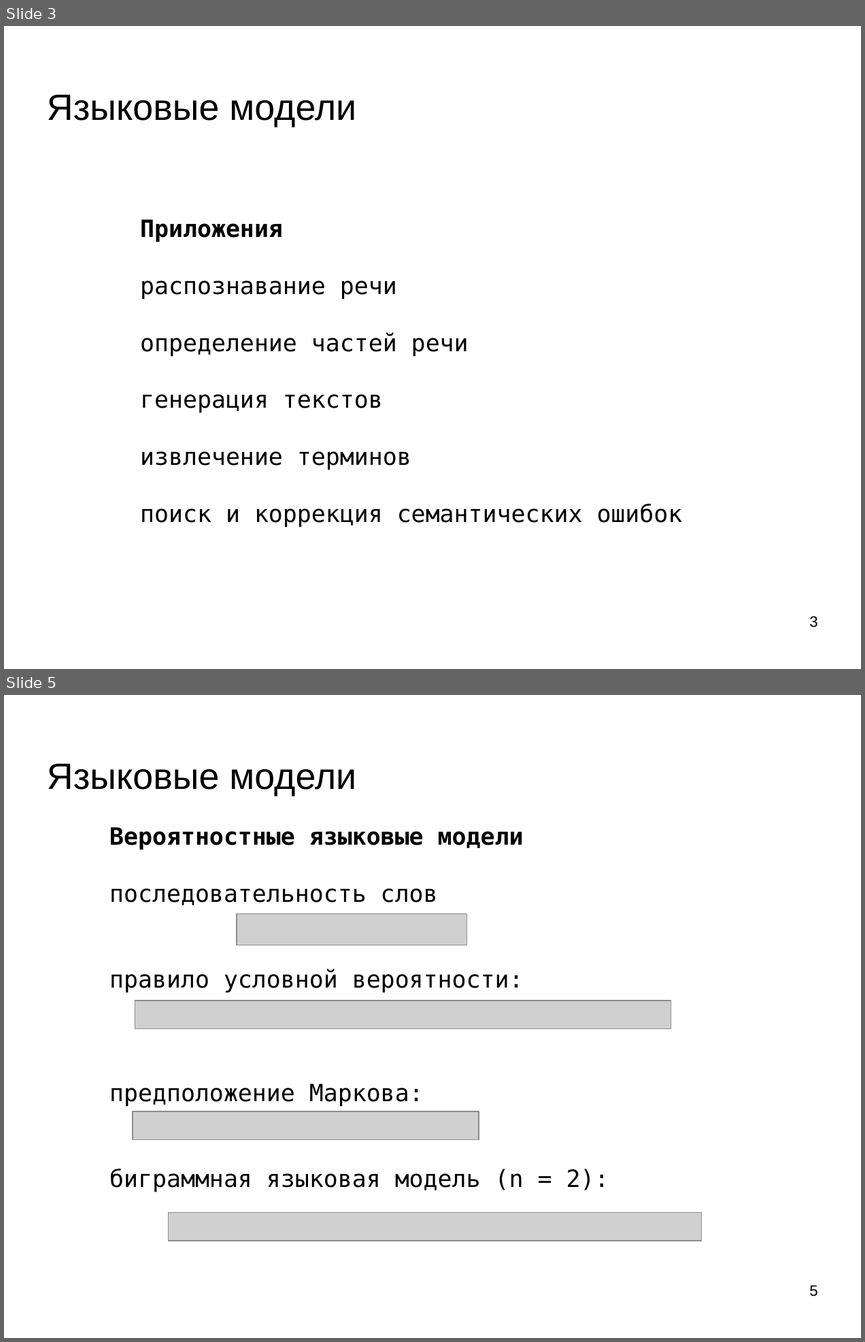
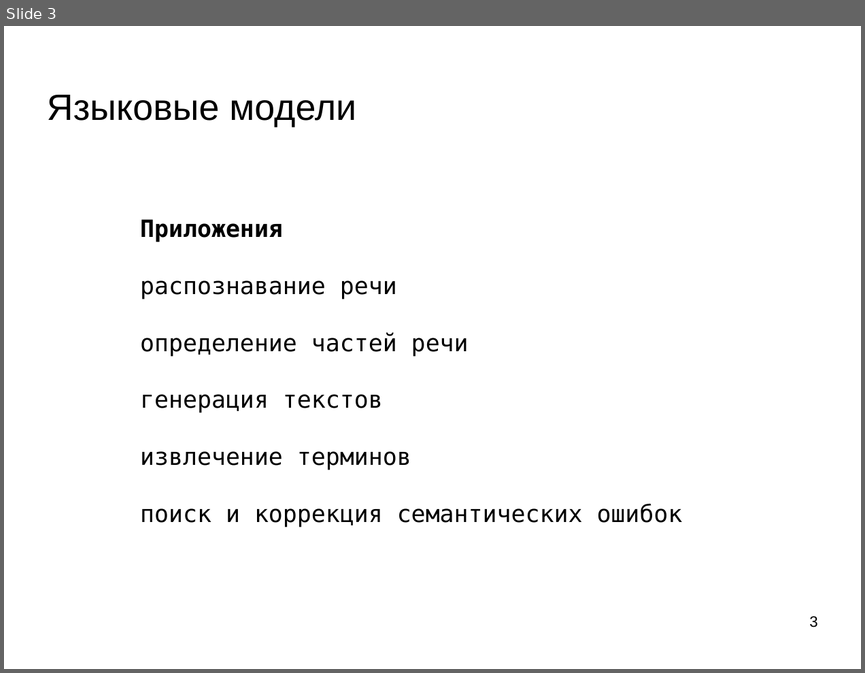
Before and after one commit to mechanoid5/ml_nlp_2022, a slide deck: 05-lang-model.odp. Shown one above the other, each under a label of ours: slides 3 and 5 before the commit, slide 3 after it; the slides between them are not shown. The pictures are 865x1342 and 865x673 pixels, drawn with LibreOffice and Linux fonts; fonts in the diff are those of the drawing; grey boxes stand for pictures; background and template pictures are left out. Boxes give left, top, right and bottom in pixels: in the first picture for what was removed or moved away, otherwise in the second. Text is boxed around its words. In the diff, an @@ line names an element or a change of style, - is before the commit and + after.

```diff
--- a/05-lang-model.odp
+++ b/05-lang-model.odp
@@ slide 5 removed at (4, 695, 861, 1338), background picture (left out) @@
@@ title removed at (47, 764, 356, 796) @@
-Языковые модели
@@ text removed at (109, 827, 609, 1192) @@
-Вероятностные языковые модели
-последовательность слов
-правило условной вероятности:
-предположение Маркова:
-биграммная языковая модель (n = 2):
@@ picture removed at (237, 913, 466, 945) @@
@@ picture removed at (135, 1000, 672, 1030) @@
@@ picture removed at (133, 1111, 478, 1140) @@
@@ picture removed at (168, 1212, 702, 1241) @@
@@ page number removed at (809, 1285, 817, 1296) @@
-5
```
Also in this commit, not shown: 5 slides changed, 5 slides added, 1 other slide removed, 1 other file.
